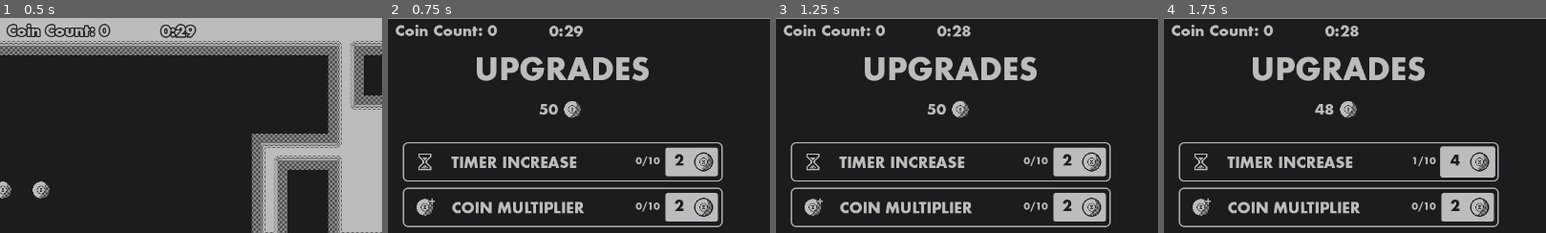
Above: before the commit, frames 1-4 (left to right).
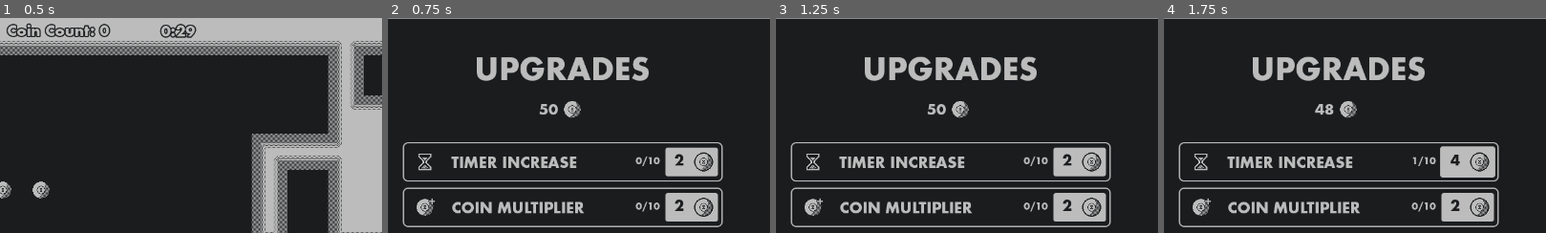
Above: after the commit, the same moments.

Repository: ParryTotato/1BitJam2025
Game: Godot game, scene res://Scenes/Main/main.tscn
Two runs of this game, one before a commit and one after it. Both use one fixed random seed, a clock stepped at 60 frames per second and the inputs below.
Inputs:
- Up to frame 1 (0.5 s): no input
- Up to frame 2 (0.75 s): tap Enter (ui_accept) at 0.5 s; hold Right (ui_right) from 0.53 s (still down)
- Up to frame 3 (1.25 s): keep holding Right (ui_right); tap Enter (ui_accept) at 0.77 s
- Up to frame 4 (1.75 s): release Right (ui_right) at 1.25 s; click "2" at 1.25 s
The pictures show only the part of the screen within x 27-77%, y 0-50%; the shares and areas given below are measured in that part.

Frame 1 is identical in both runs. In frame 2, 1.0% of the frame differs, in the area x 2-51%, y 3-9%; in frame 3, 1.0%; in frame 4, 1.0%.

Commit message:
removed CanvasLayer

Diff:
--- a/Scenes/Coin/coin_count.gd
+++ b/Scenes/Coin/coin_count.gd
@@ -1,3 +1 @@
-extends CanvasLayer
-
-@onready var coin_count_label := $Label
+extends Label
--- a/Scenes/Main/main.gd
+++ b/Scenes/Main/main.gd
@@ -1,6 +1,6 @@
 extends Node2D
 
-@onready var timer := $Timer
+@onready var timer := $TimerLabel
 @onready var upgrade_shop = $UI/UpgradeShop
 
 
--- a/Scenes/Main/main.tscn
+++ b/Scenes/Main/main.tscn
@@ -445,28 +445,23 @@
 [node name="Box" parent="Level" groups=["box"] instance=ExtResource("6_4e4y2")]
 position = Vector2(160, 160)
 
-[node name="CoinCount" type="CanvasLayer" parent="."]
-script = ExtResource("7_imbg2")
-
-[node name="Label" type="Label" parent="CoinCount"]
+[node name="CoinCountLabel" type="Label" parent="."]
 offset_left = 359.0
 offset_top = 10.0
 offset_right = 530.0
 offset_bottom = 37.0
 text = "Coin Count: 0"
 label_settings = SubResource("LabelSettings_imbg2")
-
-[node name="Timer" type="CanvasLayer" parent="."]
-script = ExtResource("3_hryqi")
-
-[node name="Label" type="Label" parent="Timer"]
+script = ExtResource("7_imbg2")
+
+[node name="TimerLabel" type="Label" parent="."]
 anchors_preset = 5
 anchor_left = 0.5
 anchor_right = 0.5
-offset_left = -19.0
+offset_left = 612.5
 offset_top = 11.0
-offset_right = 21.0
-offset_bottom = 34.0
+offset_right = 669.5
+offset_bottom = 38.0
 grow_horizontal = 2
 theme_override_colors/font_color = Color(0.737255, 0.737255, 0.737255, 1)
 theme_override_colors/font_outline_color = Color(0.101961, 0.109804, 0.117647, 1)
@@ -474,6 +469,7 @@
 text = "0:30"
 label_settings = SubResource("LabelSettings_hryqi")
 horizontal_alignment = 1
+script = ExtResource("3_hryqi")
 
 [node name="UI" type="Control" parent="."]
 layout_mode = 3
--- a/Scenes/UpgradeShop/upgrade_shop.gd
+++ b/Scenes/UpgradeShop/upgrade_shop.gd
@@ -52,7 +52,6 @@
 	upgrades[type]["tier"] += 1
 
 	if upgrades[type]["tier"] == upgrades[type]["cap"]:
-		#TODO: Find better way to signify max upgrade level
 		upgrades[type]["cost"] = "0"
 	else:
 		upgrades[type]["cost"] *= cost_mult_per_upgrade_tier
--- a/Scenes/timer.gd
+++ b/Scenes/timer.gd
@@ -1,11 +1,9 @@
-extends CanvasLayer
+extends Label
 
 @export var initial_time: float = 30.0
 
 var time_left: float = initial_time
 var timer_active := false
-
-@onready var timer_label := $Label
 
 func _ready():
 	update_display()
@@ -20,7 +18,7 @@
 func update_display():
 	var minutes: float = floor(time_left / 60)
 	var seconds: float = floor(fmod(time_left, 60))
-	timer_label.text = "%2d:%02d" % [minutes, seconds]
+	text = "%2d:%02d" % [minutes, seconds]
 
 func start_timer():
 	timer_active = true
@@ -30,5 +28,5 @@
 
 func timer_ended():
 	timer_active = false
-	timer_label.text = "0:00"
+	text = "0:00"
 	#TODO: Add game over logic
